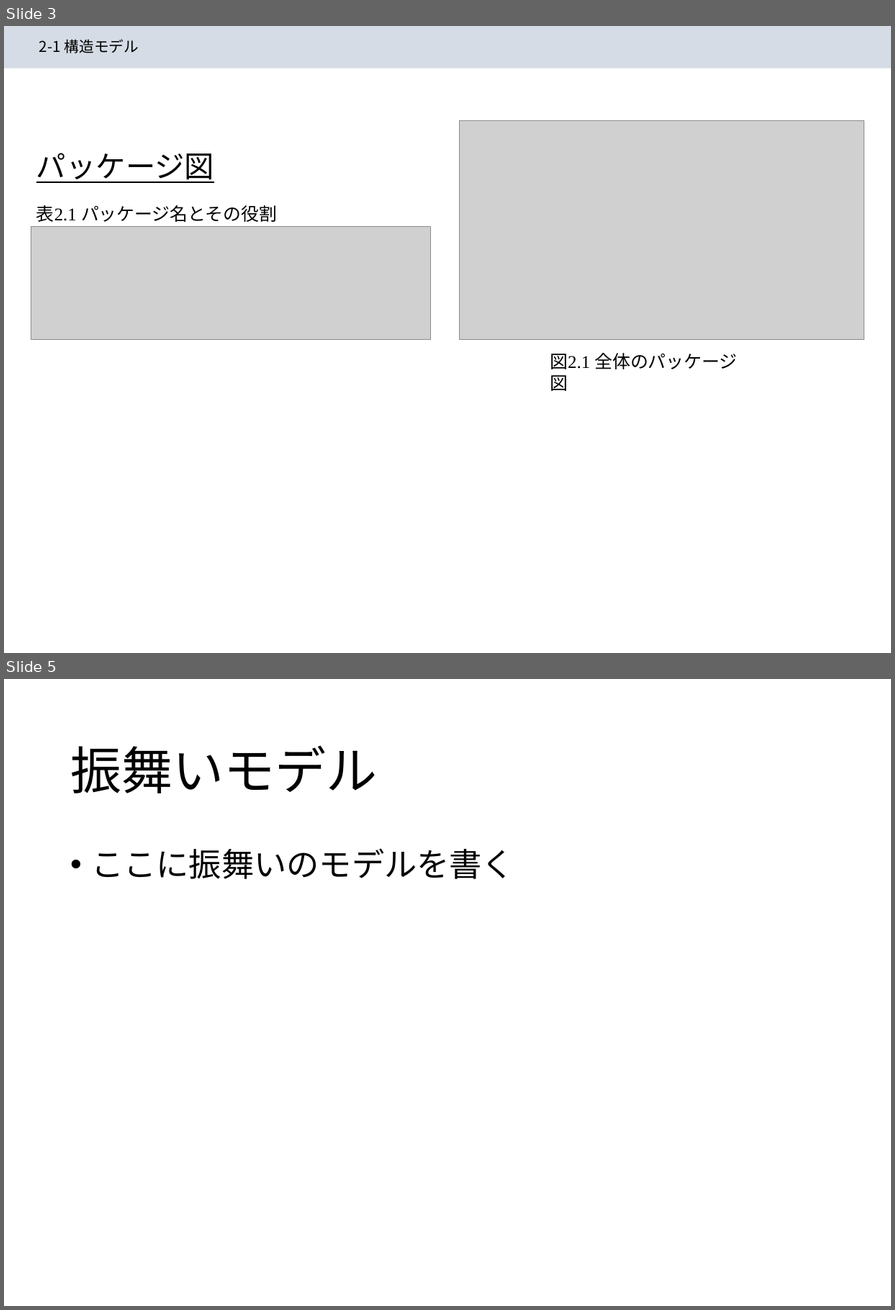
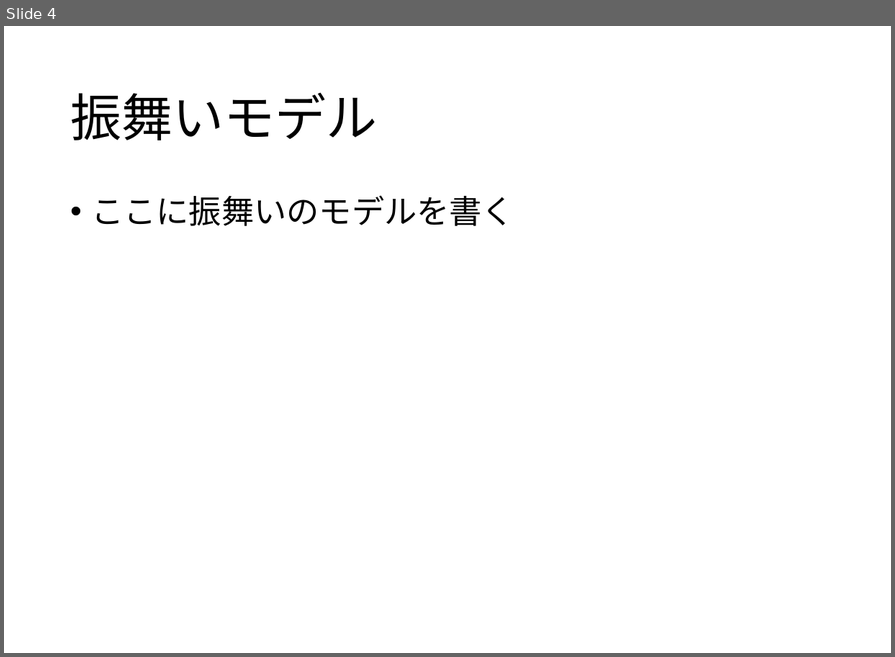
Before and after one commit to ishiki11/robot_b-team, a slide deck: model_file_template_primary.pptx. Shown one above the other, each under a label of ours: slides 3 and 5 before the commit, slide 4 after it; the slides between them are not shown. The pictures are 895x1310 and 895x657 pixels, drawn with LibreOffice and Linux fonts; fonts in the diff are those of the drawing; grey boxes stand for pictures. Boxes give left, top, right and bottom in pixels: in the first picture for what was removed or moved away, otherwise in the second. Text is boxed around its words. In the diff, an @@ line names an element or a change of style, - is before the commit and + after.

```diff
--- a/model_file_template_primary.pptx
+++ b/model_file_template_primary.pptx
@@ slide 3 removed at <box>4,26,891,653</box>, background #FFFFFF @@
@@ title removed at <box>4,26,891,68</box> @@
-2-1 構造モデル
@@ picture removed at <box>459,121,864,340</box> @@
@@ text removed at <box>36,153,214,183</box> @@
-パッケージ図
@@ text removed at <box>36,205,277,222</box> @@
-表2.1 パッケージ名とその役割
@@ picture removed at <box>31,227,431,340</box> @@
@@ text removed at <box>550,353,737,369</box> @@
-図2.1 全体のパッケージ図
@@ what was slide 5 is now slide 4 @@
```
Also in this commit, not shown: 1 slide changed, 2 slides added, 2 other slides removed, 1 other file.
